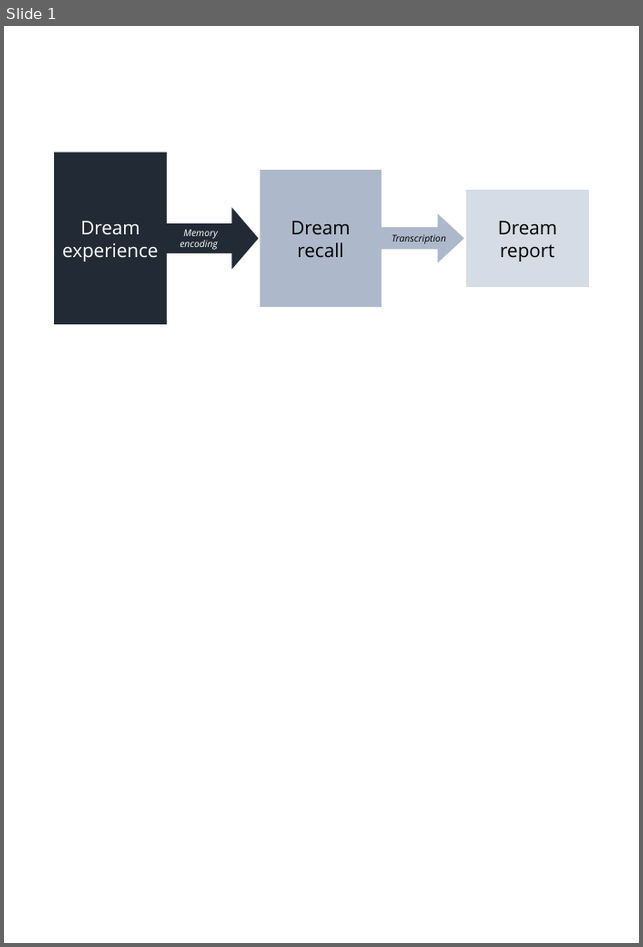
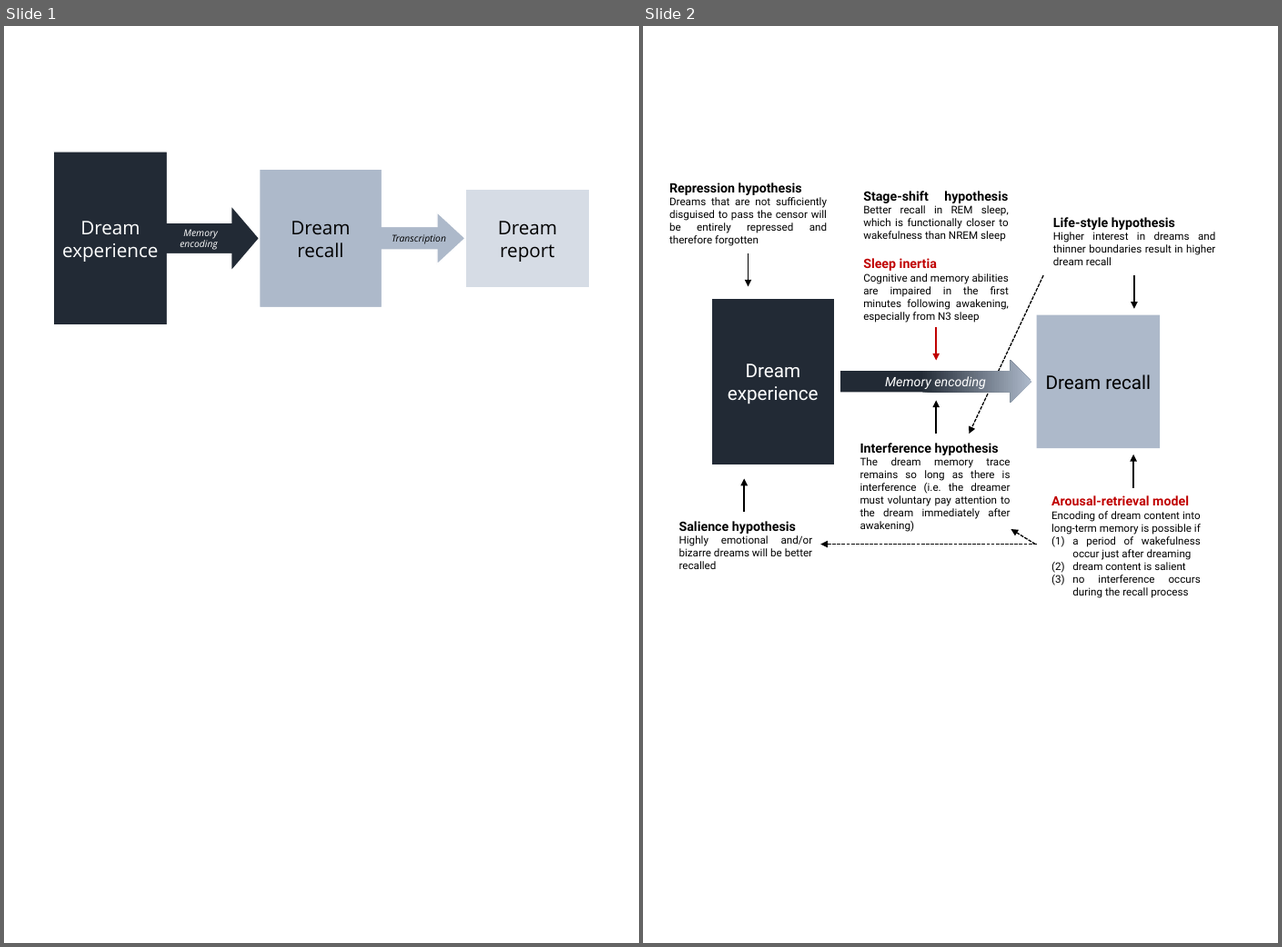
Before and after one commit to raphaelvallat/Thesis, a slide deck: Fig/Intro/Intro_Guenole/Intro_Guenole.pptx. Shown side by side, each under a label of ours: slide 1 before the commit, slides 1 and 2 after it. The pictures are 643x947 and 1282x947 pixels, drawn with LibreOffice and Linux fonts; fonts in the diff are those of the drawing. Boxes give left, top, right and bottom in pixels: in the first picture for what was removed or moved away, otherwise in the second. Text is boxed around its words. In the diff, an @@ line names an element or a change of style, - is before the commit and + after.

Commit message:
added figure model dream recall + dictionnary

```diff
--- a/Fig/Intro/Intro_Guenole/Intro_Guenole.pptx
+++ b/Fig/Intro/Intro_Guenole/Intro_Guenole.pptx
@@ slide 2 added at (643,26,1278,943), background #FFFFFF @@
@@ text added at (669,183,827,246), 9 pt, text #000000 @@
+Repression hypothesis
+Dreams that are not sufficiently disguised to pass the censor will be entirely repressed and therefore forgotten
@@ text added at (863,191,1009,323), 9 pt, text #000000 @@
+Stage-shift hypothesis Better recall in REM sleep, which is functionally closer to wakefulness than NREM sleep
+Sleep inertia
+Cognitive and memory abilities are impaired in the first minutes following awakening, especially from N3 sleep
@@ text added at (1053,217,1215,265), 9 pt, text #000000 @@
+Life-style hypothesis
+Higher interest in dreams and thinner boundaries result in higher dream recall
@@ arrow added from (748, 254) to (748, 287), #000000 1.5 pt @@
@@ arrow added from (1043, 276) to (969, 435), #000000 1 pt dashed @@
@@ arrow added from (1134, 276) to (1134, 309), #000000 1.5 pt @@
@@ rectangle added at (711,299,835,466), fill #222A35, outline #FFFFFF 1 pt, 16 pt, text #FFFFFF @@
+Dream experience
@@ rectangle added at (1037,314,1161,447), fill #ADB9CA, 16 pt, text #000000 @@
+Dream recall
@@ arrow added from (936, 327) to (936, 361), #C00000 1.5 pt @@
@@ right arrow added at (840,361,1032,403), fill gradient #222A35 to #ADB9CA @@
@@ text added at (885,374,986,390), 11 pt, text #FFFFFF, italic @@
+Memory encoding
@@ arrow added from (936, 435) to (936, 400), #000000 1.5 pt @@
@@ text added at (860,443,1011,532), 9 pt, text #000000 @@
+Interference hypothesis
+The dream memory trace remains so long as there is interference (i.e. the dreamer must voluntary pay attention to the dream immediately after awakening)
@@ arrow added from (1133, 488) to (1133, 455), #000000 1.5 pt @@
@@ arrow added from (744, 512) to (744, 479), #000000 1.5 pt @@
@@ text added at (1052,496,1201,598), 9 pt, text #000000 @@
+Arousal-retrieval model
+Encoding of dream content into long-term memory is possible if
+(1) a period of wakefulness occur just after dreaming
+(2) dream content is salient
+(3) no interference occurs during the recall process
@@ text added at (679,521,813,569), 9 pt, text #000000 @@
+Salience hypothesis
+Highly emotional and/or bizarre dreams will be better recalled
@@ arrow added from (1035, 545) to (1012, 529), #000000 1 pt dashed @@
@@ arrow added from (1037, 545) to (820, 545), #000000 1 pt dashed @@
```
Also in this commit, not shown: 7 other files.
